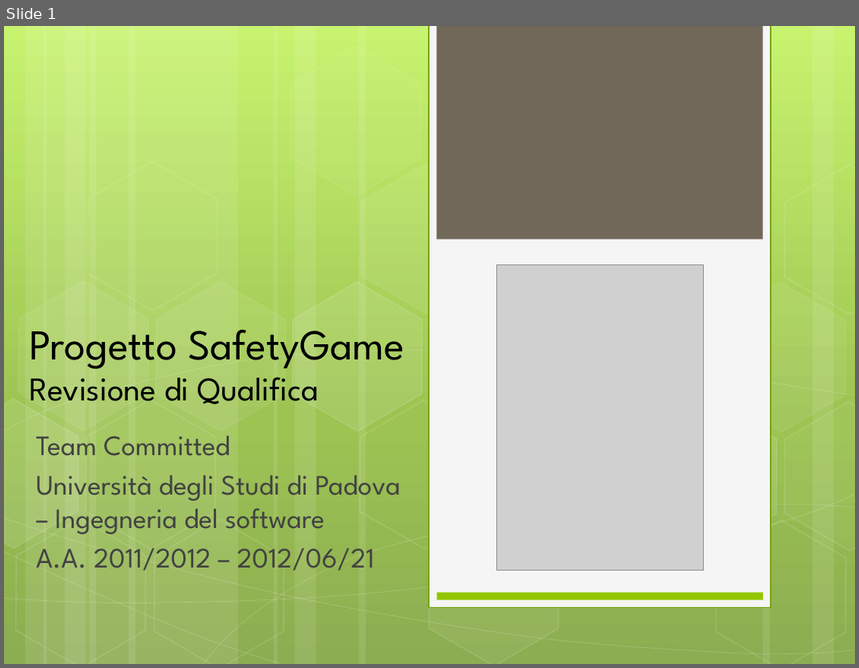
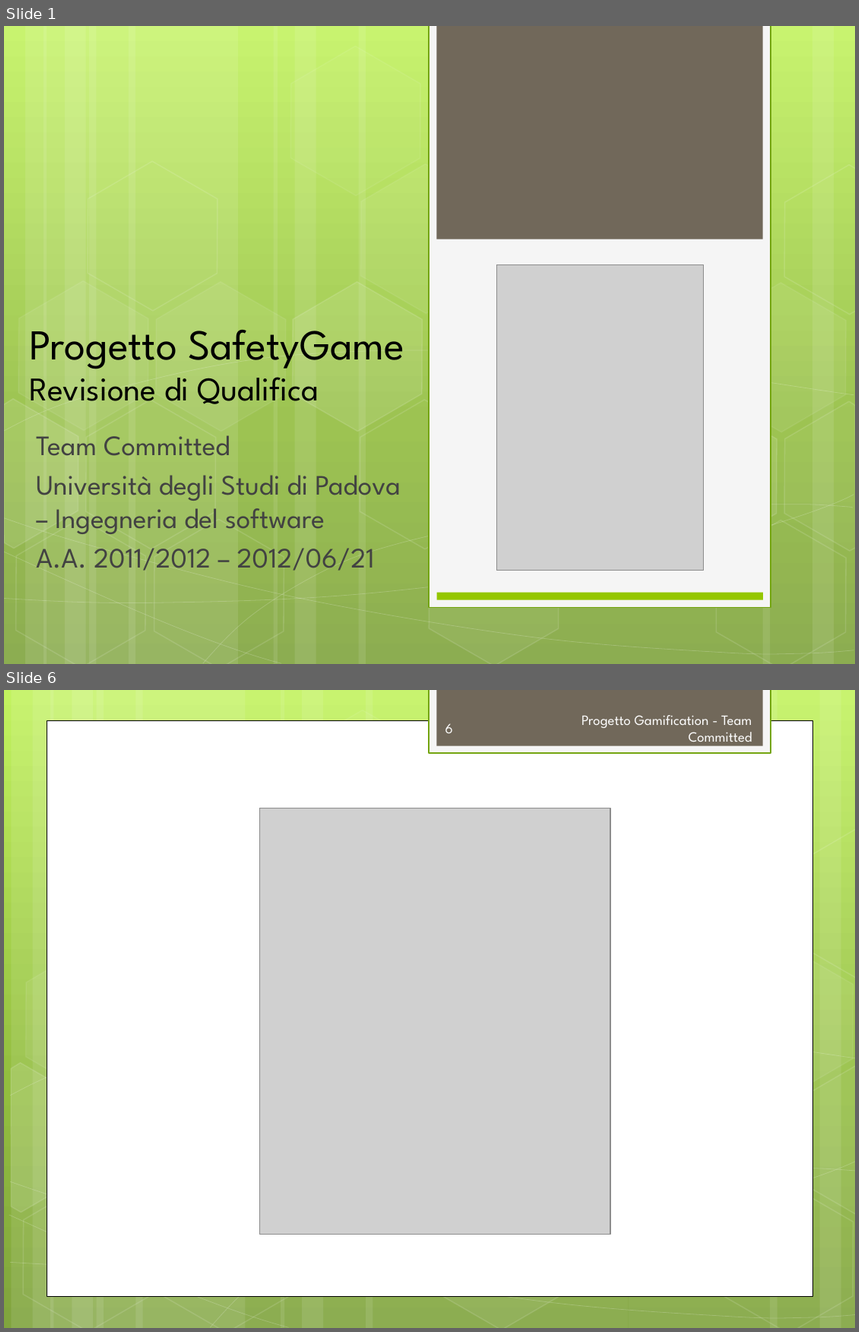
Before and after one commit to TeamCommitted/Team-Committed---Documenti, a slide deck: RQ/Esterni/Presentazione/RQ-Presentazione.pptx. Shown one above the other, each under a label of ours: slide 1 before the commit, slides 1 and 6 after it; the slides between them are not shown. The pictures are 859x668 and 859x1332 pixels, drawn with LibreOffice and Linux fonts; fonts in the diff are those of the drawing; grey boxes stand for pictures. Boxes give left, top, right and bottom in pixels: in the first picture for what was removed or moved away, otherwise in the second. Text is boxed around its words. In the diff, an @@ line names an element or a change of style, - is before the commit and + after.

```diff
--- a/RQ/Esterni/Presentazione/RQ-Presentazione.pptx
+++ b/RQ/Esterni/Presentazione/RQ-Presentazione.pptx
@@ slide 6 added at (x1=4, y1=690, x2=855, y2=1328), background gradient #C3F35F to #93BF3F to #81A53E @@
@@ rectangle added at (x1=429, y1=690, x2=771, y2=753), fill #F5F5F5, outline #74A510 1.25 pt @@
@@ rectangle added at (x1=436, y1=690, x2=762, y2=746), fill #71685A @@
@@ rectangle added at (x1=47, y1=720, x2=813, y2=1296), fill #FFFFFF, outline #000000 0.5 pt @@
@@ page number added at (x1=446, y1=723, x2=453, y2=733), 12 pt, text #FEFEFE @@
+6
@@ text added at (x1=582, y1=715, x2=753, y2=747), 12 pt, text #FEFEFE @@
+Progetto Gamification - Team Committed
@@ picture added at (x1=260, y1=809, x2=611, y2=1235) @@
@@ group added at (x1=4, y1=690, x2=855, y2=1328): 12 rectangles, 8 freeform shapes, 8 hexagons @@
```
Also in this commit, not shown: 3 slides changed, 1 other slide added, 4 other files.
